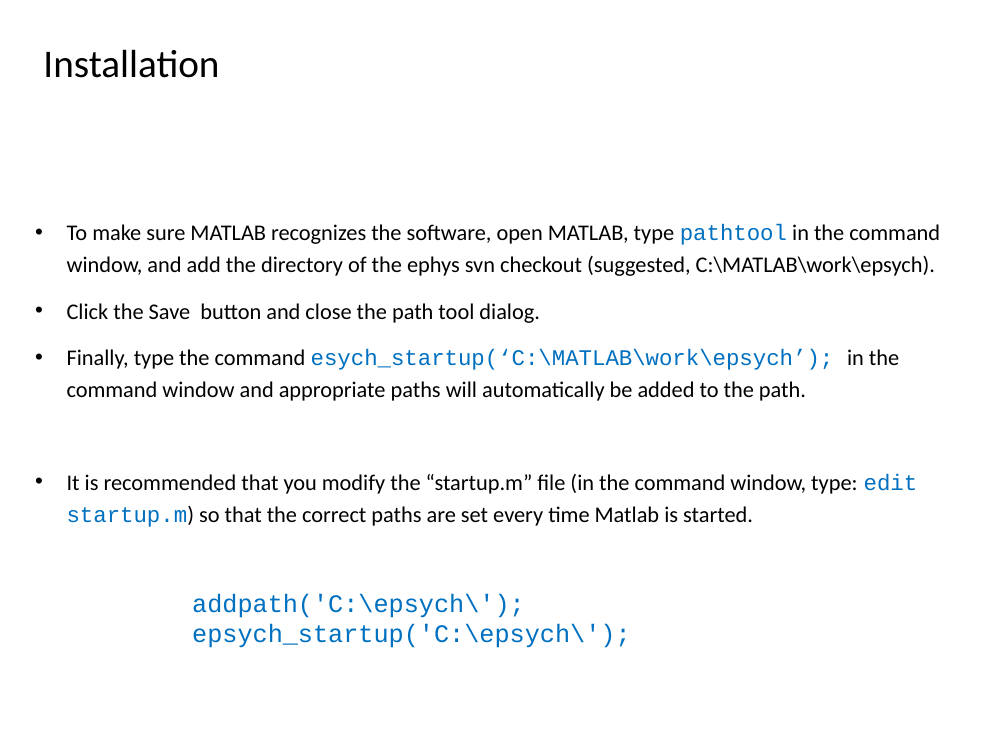
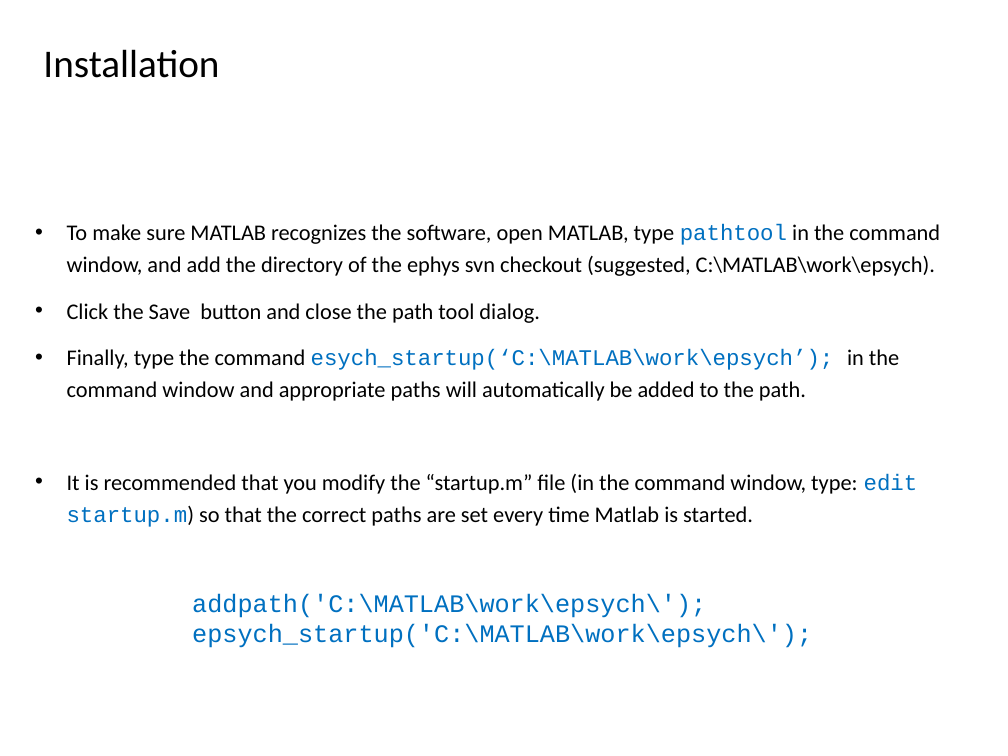
Before and after one commit to dstolz/epsych, a slide deck: slide 6 of trunk/Intro_to_ElectroPsych_Toolbox.pptx. Drawn at 1008x756 pixels with LibreOffice and Linux fonts; fonts in the diff are those of the drawing. Boxes give left, top, right and bottom in pixels: in the first picture for what was removed or moved away, otherwise in the second. Text is boxed around its words. In the diff, an @@ line names an element or a change of style, - is before the commit and + after.

```diff
--- a/trunk/Intro_to_ElectroPsych_Toolbox.pptx
+++ b/trunk/Intro_to_ElectroPsych_Toolbox.pptx
@@ text at (192, 593, 812, 648): text changed @@
-addpath('C:\epsych\');
-epsych_startup('C:\epsych\');
+addpath('C:\MATLAB\work\epsych\');
+epsych_startup('C:\MATLAB\work\epsych\');
```
Also in this commit, not shown: 13 other slides changed, 1 other file.
